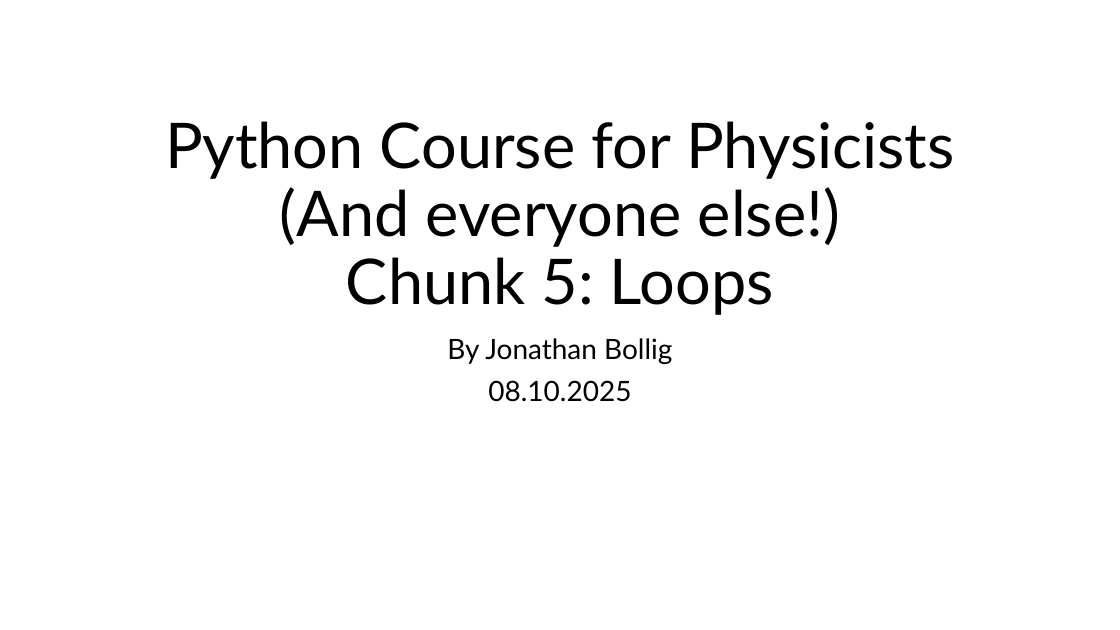
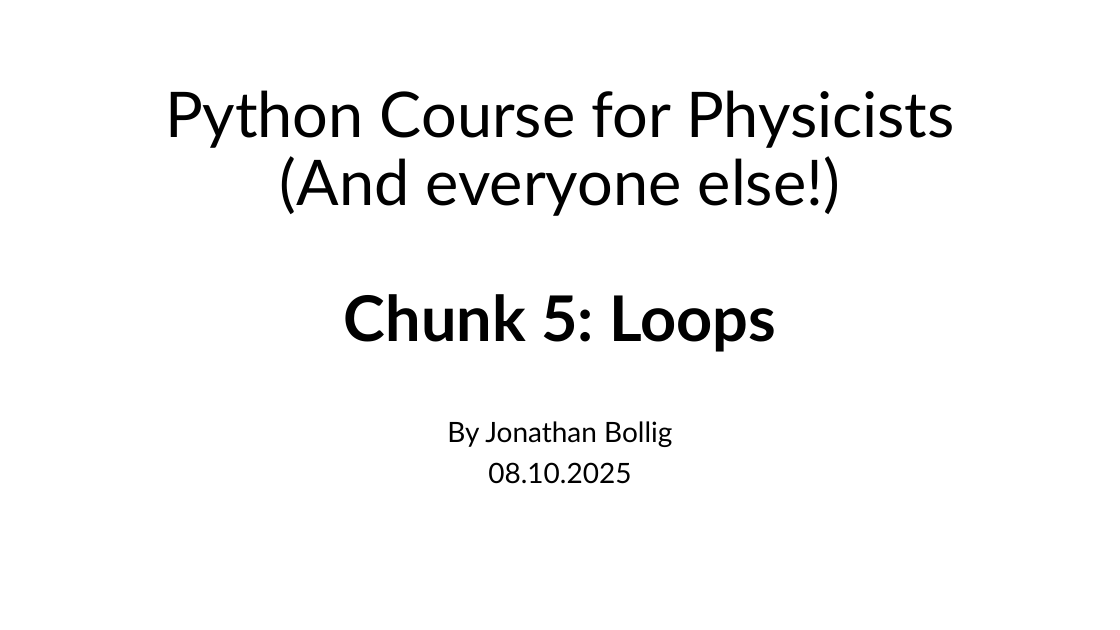
Before and after one commit to jonathanbollig/pycophy, a slide deck: slide 1 of Lectures/Chunk 5 - Loops.pptx. Drawn at 1120x630 pixels with LibreOffice and Linux fonts; fonts in the diff are those of the drawing. Boxes give left, top, right and bottom in pixels: in the first picture for what was removed or moved away, otherwise in the second. Text is boxed around its words. In the diff, an @@ line names an element or a change of style, - is before the commit and + after.

Commit message:
chunk 4 und 5 überarbeitet

```diff
--- a/Lectures/Chunk 5 - Loops.pptx
+++ b/Lectures/Chunk 5 - Loops.pptx
@@ title "Python Course for Physicists (And ...": place and size @@
-title "Python Course for Physicists (And ..." at box(165, 121, 955, 315)
+title "Python Course for Physicists (And ..." at box(165, 90, 955, 352)
@@ title "Python Course for Physicists (And ..." at box(165, 90, 955, 352): bold on in "Chunk 5: Loops" @@
@@ subtitle "By Jonathan Bollig": place and size @@
-subtitle "By Jonathan Bollig" at box(447, 338, 672, 402)
+subtitle "By Jonathan Bollig" at box(447, 421, 672, 484)
```
Also in this commit, not shown: 3 other slides changed, 1 other file.
